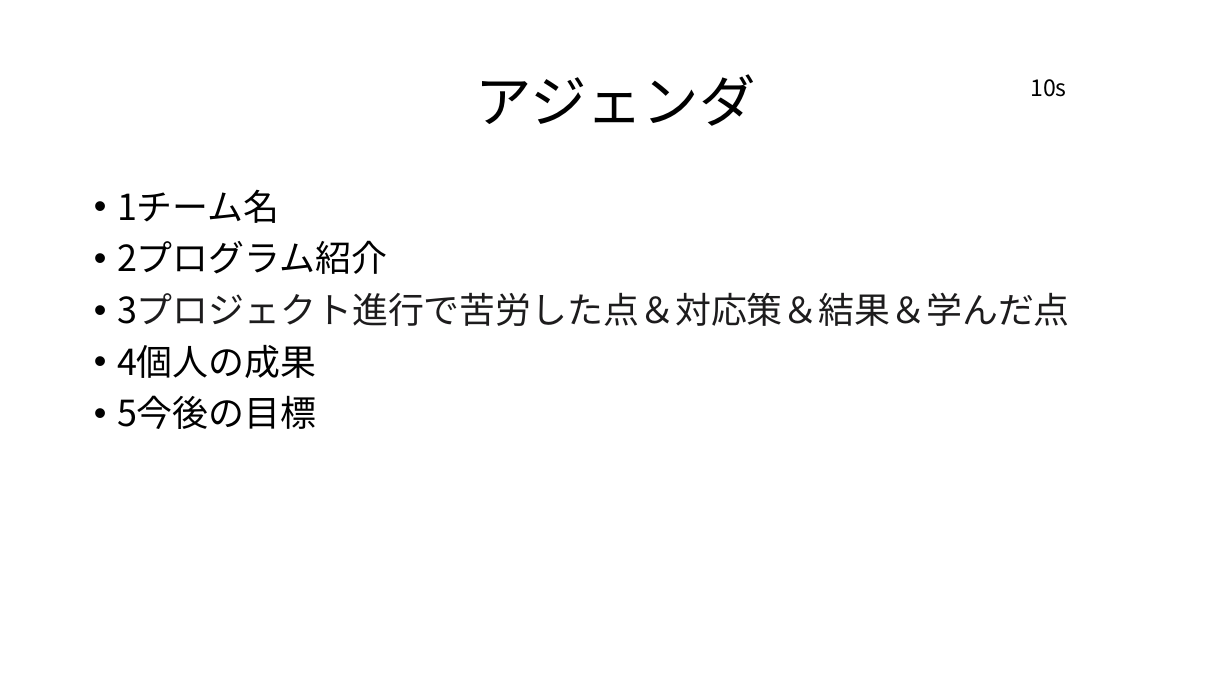
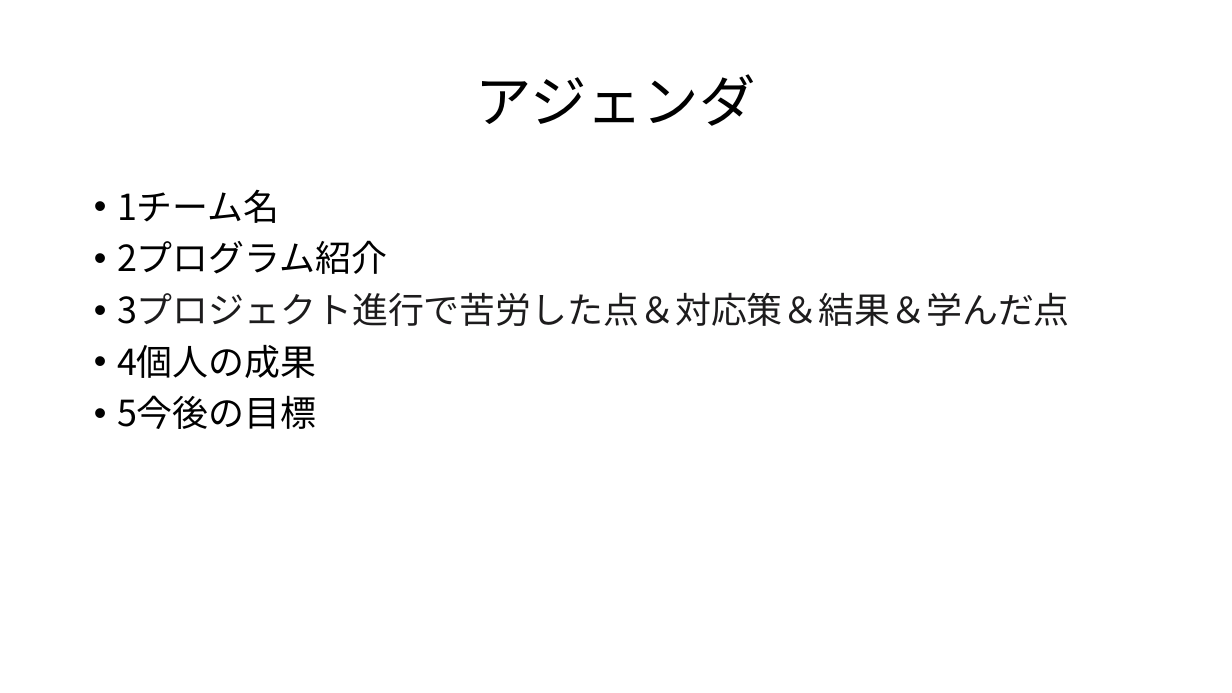
Before and after one commit to plusdojo2024/A2, a slide deck: slide 2 of doc/プレゼン資料/レコレコプレゼン資料(参考用).pptx. Drawn at 1232x693 pixels with LibreOffice and Linux fonts; fonts in the diff are those of the drawing. Boxes give left, top, right and bottom in pixels: in the first picture for what was removed or moved away, otherwise in the second. Text is boxed around its words. In the diff, an @@ line names an element or a change of style, - is before the commit and + after.

```diff
--- a/doc/プレゼン資料/レコレコプレゼン資料(参考用).pptx
+++ b/doc/プレゼン資料/レコレコプレゼン資料(参考用).pptx
@@ text removed at (1030,79,1066,97) @@
-10s
```
Also in this commit, not shown: 14 other slides changed, 12 slides added, 5 slides removed.
